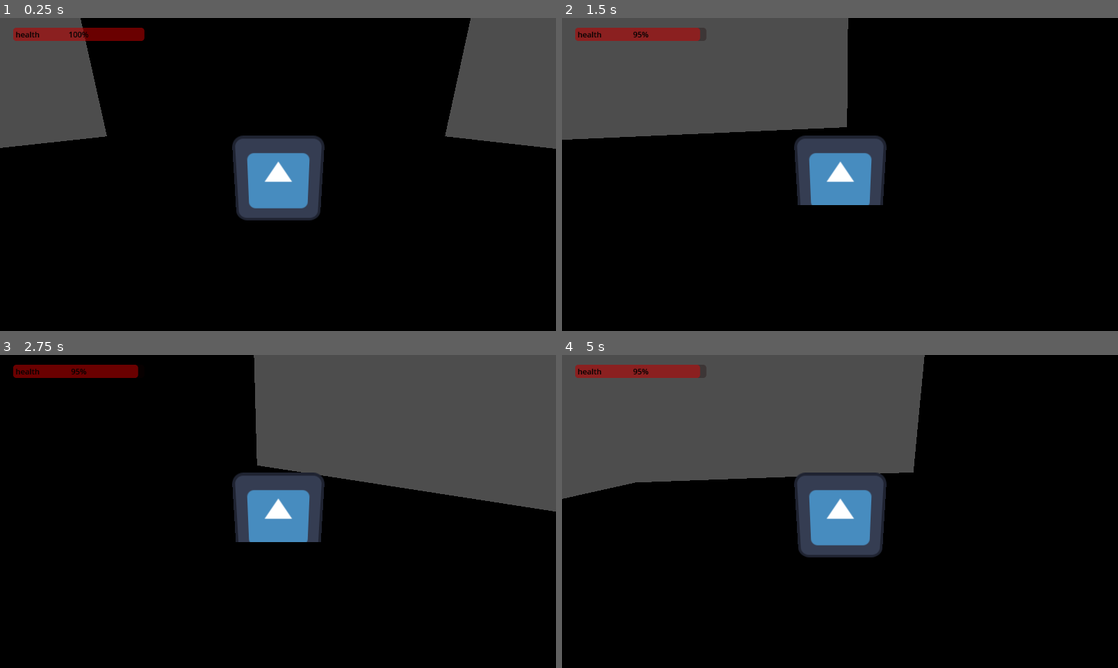
Above: before the commit, frames 1-4 (two rows, left to right).
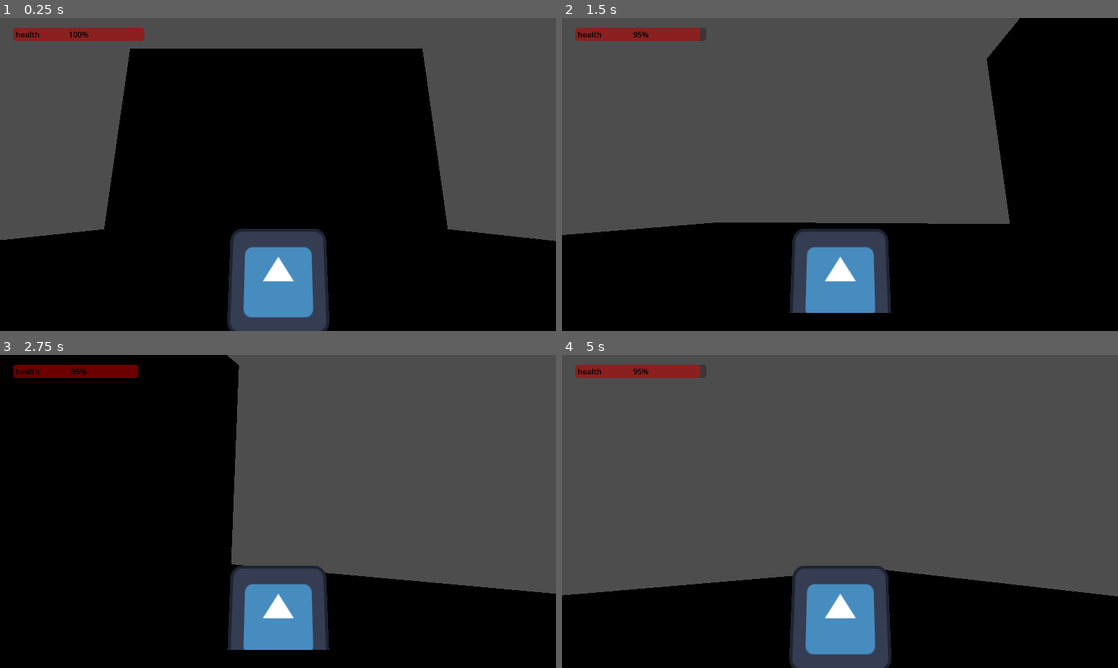
Above: after the commit, the same moments.

Repository: Malikmm560/GODOT_project
Game: Godot game, scene res://room.tscn
Two runs of this game, one before a commit and one after it. Both use one fixed random seed, a clock stepped at 60 frames per second and the inputs below. The engine's default icon, where the game draws it, is replaced by a stand-in: a white triangle on a blue panel in a dark square.
Inputs (mouse positions are in pixels of both pictures, inside the frame that each line leads up to):
- Up to frame 1 (0.25 s): no input
- Up to frame 2 (1.5 s): tap Enter (ui_accept) at 0.5, 0.77 s; move the mouse to (962, 158) at 0.52 s; hold Right (ui_right) 0.53-1.28 s; move the mouse to (728, 190) at 1.27 s; hold Down (ui_down) from 1.28 s (still down)
- Up to frame 3 (2.75 s): tap Enter (ui_accept) at 1.52 s; move the mouse to (333, 442) at 2.02 s; release Down (ui_down) at 2.03 s; hold Right (ui_right) from 2.03 s (still down)
- Up to frame 4 (5 s): move the mouse to (812, 574) at 2.77 s; release Right (ui_right) at 2.78 s; hold Up (ui_up) 2.78-3.53 s; tap Enter (ui_accept) at 3.02, 3.77, 4.52 s; move the mouse to (1006, 558) at 3.52 s; hold Left (ui_left) from 3.53 s (still down); move the mouse to (673, 464) at 4.27 s

The runs differ from the first frame. In frame 1, 31% of the frame differs, in the area x 0-100%, y 0-100%; in frame 2, 37%; in frame 3, 22%; in frame 4, 51%.

Commit message:
fixed movement

Diff:
--- a/door-2.5d/plr.gd
+++ b/door-2.5d/plr.gd
@@ -2,32 +2,38 @@
 
 const SPEED = 5.0
 const JUMP_VELOCITY = 4.5
-@export var sensitivity: float = 0.2  # Adjust mouse sensitivity
+var sensitivity: float = 0.01
+
+var rotation_y := 0.0
+
+@onready var camera = $Camera3D
+
+func _ready():
+	Input.set_mouse_mode(Input.MOUSE_MODE_CAPTURED)
 
 func _physics_process(delta):
-	# Add the gravity.
 	if not is_on_floor():
 		velocity += get_gravity() * delta
 
-	# Handle jump.
 	if Input.is_action_just_pressed("ui_accept") and is_on_floor():
 		velocity.y = JUMP_VELOCITY
 
-	# Get the input direction and handle the movement/deceleration.
-	# As good practice, you should replace UI actions with custom gameplay actions.
 	var input_dir = Input.get_vector("ui_left", "ui_right", "ui_up", "ui_down")
-	var direction = (transform.basis * Vector3(input_dir.x, 0, input_dir.y)).normalized()
-	if direction:
-		velocity.x = direction.x * SPEED
-		velocity.z = direction.z * SPEED
-	else:
-		velocity.x = move_toward(velocity.x, 0, SPEED)
-		velocity.z = move_toward(velocity.z, 0, SPEED)
+	var camera_rotation = camera.rotation.y
+
+	var direction = Vector3.ZERO
+	direction.x = input_dir.x * cos(camera_rotation) + input_dir.y * sin(camera_rotation)
+	direction.z = input_dir.x * sin(camera_rotation) - input_dir.y * cos(camera_rotation)
+
+	direction = direction.normalized()
+
+	velocity.x = direction.x * SPEED
+	velocity.z = direction.z * SPEED
 
 	move_and_slide()
 
-# MOUSE MOVEMENT (Left & Right only)
-func _unhandled_input(event):
-	if event is InputEventMouseMotion:
-		# Rotate only on the Y-axis (left and right movement)
-		rotate_y(-deg_to_rad(event.relative.x * sensitivity))
+	var mouse_delta = Input.get_last_mouse_velocity()
+	rotation_y -= mouse_delta.x * sensitivity
+	rotation.y = deg_to_rad(rotation_y)
+
+	camera.rotation.x = deg_to_rad(10)
Not shown: 1 places in door-2.5d/main_menu.tscn that only renumber resources
